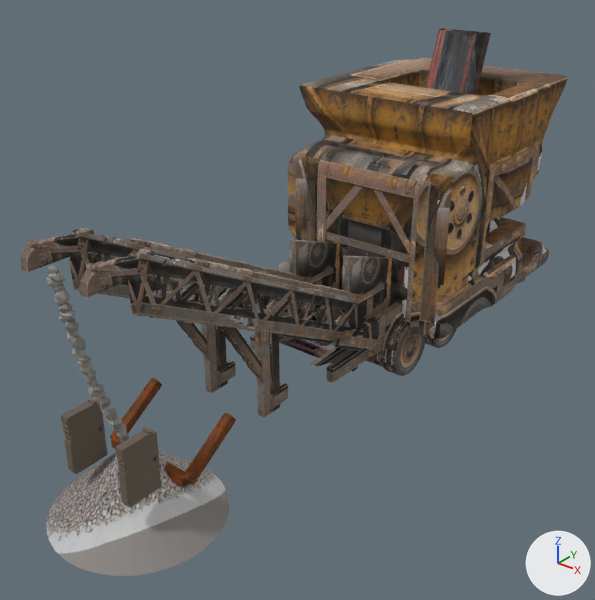
One commit to the glTF model public/assets/models/wasteland/town/plants.glb: the scene before it, then after it.
One viewpoint serves both versions: a 50 mm camera at (4.83, -6.73, 4.94) aimed at (-0.22, -0.42, 1.03). Every picture has the same lights, and +X, +Y and +Z are marked at lower right. The first picture is the older version. Where no turn or scale is listed for an object, it has been applied to the vertices. Vertices at exactly the same position are counted once.

The first picture shows 'crusher-discharge-chute-lip', 'crusher-discharge-chute-side', 'crusher-discharge-chute-side.001', 'crusher-gravel-cone', 'crusher:belt:far-side-frame', 'crusher:belt:rubber-surface', 'crusher:belt:side-frame', 'crusher:body', 'crusher:trailer:far-frame', 'crusher:trailer:far-tyre:rear-axle' and 28 more.
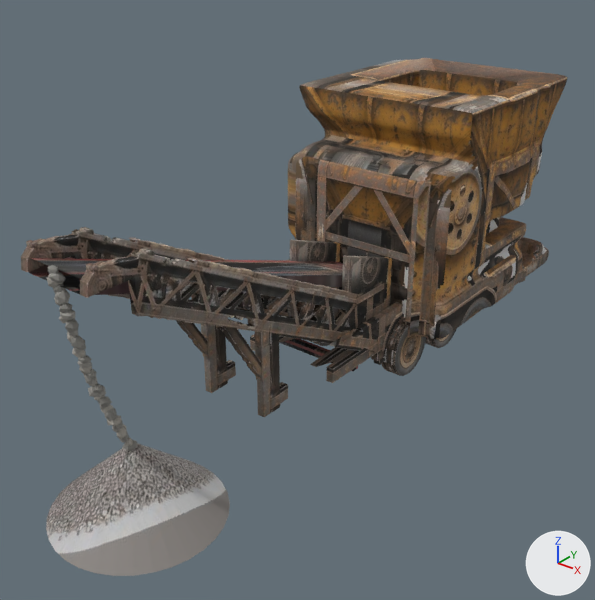
Pixel boxes (x1, y1, x2, y2) of what changed, in the pictures (595 x 600 px):
```json
{"object": "crusher:belt:far-side-frame", "change": "reshaped", "before": [80, 248, 392, 508], "after": [80, 248, 392, 417], "on screen": "35% shorter"}
{"object": "crusher:belt:side-frame", "change": "reshaped", "before": [21, 227, 340, 474], "after": [21, 227, 340, 393], "on screen": "33% shorter"}
{"object": "crusher:belt:rubber-surface", "change": "turned", "before": [366, 28, 491, 366], "after": [29, 257, 343, 295]}
{"object": "crusher-discharge-chute-side.001", "change": "deleted", "before": [183, 413, 236, 485], "on screen": "brown"}
{"object": "crusher-discharge-chute-side", "change": "deleted", "before": [110, 378, 162, 439], "on screen": "brown"}
{"object": "crusher-discharge-chute-lip", "change": "deleted", "before": [111, 438, 190, 488]}
{"part": 1, "of": "me_crusher_belt_side_frame_001", "change": "deleted", "before": [116, 428, 161, 508]}
{"part": 3, "of": "me_crusher_belt_side_frame", "change": "deleted", "before": [61, 399, 108, 474], "on screen": "brown"}
```

Scene script edits in JSON lines:
```json
{"block": "me_crusher_belt_side_frame_001", "where": "# used by ob_crusher_belt_far_side_frame; location = (0.7, 0.0, 0.0)"}
{"op": "remove", "block": "me_crusher_belt_side_frame_001", "code": "me_crusher_belt_side_frame_001.from_pydata(...)  # 612 vertices, 1272 faces; spans x -0.35..-0.27, y -3.58..0.47, z 0.47..2.65"}
{"op": "add", "block": "me_crusher_belt_side_frame_001", "code": "me_crusher_belt_side_frame_001.from_pydata(...)  # 514 vertices, 1080 faces; spans x -0.35..-0.27, y -3.58..0.47, z 0.47..2.65"}
{"block": "me_crusher_belt_side_frame_001", "change": "me_crusher_belt_side_frame_001 part 1: the loose piece of 98 vertices spanning x -0.35..-0.27, y -3.43..-3.07, z 0.47..1.07 is deleted"}
{"block": "me_crusher_rubber_belt_mesh", "where": "# used by ob_crusher_belt_rubber_surface; location = (0.0, 0.0, 0.0)"}
{"op": "remove", "block": "me_crusher_rubber_belt_mesh", "code": "me_crusher_rubber_belt_mesh.from_pydata(...)  # 8 vertices, 12 faces; spans x -0.31..0.31, y 1.05..2.54, z -0.41..3.54"}
{"op": "add", "block": "me_crusher_rubber_belt_mesh", "code": "me_crusher_rubber_belt_mesh.from_pydata(...)  # 8 vertices, 12 faces; spans x -0.31..0.31, y -3.54..0.41, z 1.05..2.54"}
{"block": "me_crusher_rubber_belt_mesh", "change": "me_crusher_rubber_belt_mesh part 2: the whole mesh is turned 90 degrees about the x axis through the mesh origin"}
{"block": "me_crusher_belt_side_frame", "where": "# used by ob_crusher_belt_side_frame; location = (0.0, 0.0, 0.0)"}
{"op": "remove", "block": "me_crusher_belt_side_frame", "code": "me_crusher_belt_side_frame.from_pydata(...)  # 612 vertices, 1272 faces; spans x -0.35..-0.27, y -3.58..0.47, z 0.47..2.65"}
{"op": "add", "block": "me_crusher_belt_side_frame", "code": "me_crusher_belt_side_frame.from_pydata(...)  # 514 vertices, 1080 faces; spans x -0.35..-0.27, y -3.58..0.47, z 0.47..2.65"}
{"block": "me_crusher_belt_side_frame", "change": "me_crusher_belt_side_frame part 3: the loose piece of 98 vertices spanning x -0.35..-0.27, y -3.43..-3.07, z 0.47..1.07 is deleted"}
{"op": "remove", "block": "ob_crusher_discharge_chute_lip", "code": ["ob_crusher_discharge_chute_lip = bpy.data.objects.new('crusher-discharge-chute-lip', me_cube_011)", "ob_crusher_discharge_chute_lip.location = (0.0, -2.82, 0.4)"]}
{"op": "remove", "block": "ob_crusher_discharge_chute_side", "code": ["ob_crusher_discharge_chute_side = bpy.data.objects.new('crusher-discharge-chute-side', me_cube_009)", "ob_crusher_discharge_chute_side.location = (-0.48, -2.54, 0.59)"]}
{"op": "remove", "block": "ob_crusher_discharge_chute_side_001", "code": ["ob_crusher_discharge_chute_side_001 = bpy.data.objects.new('crusher-discharge-chute-side.001', me_cube_010)", "ob_crusher_discharge_chute_side_001.location = (0.48, -2.54, 0.59)"]}
```
